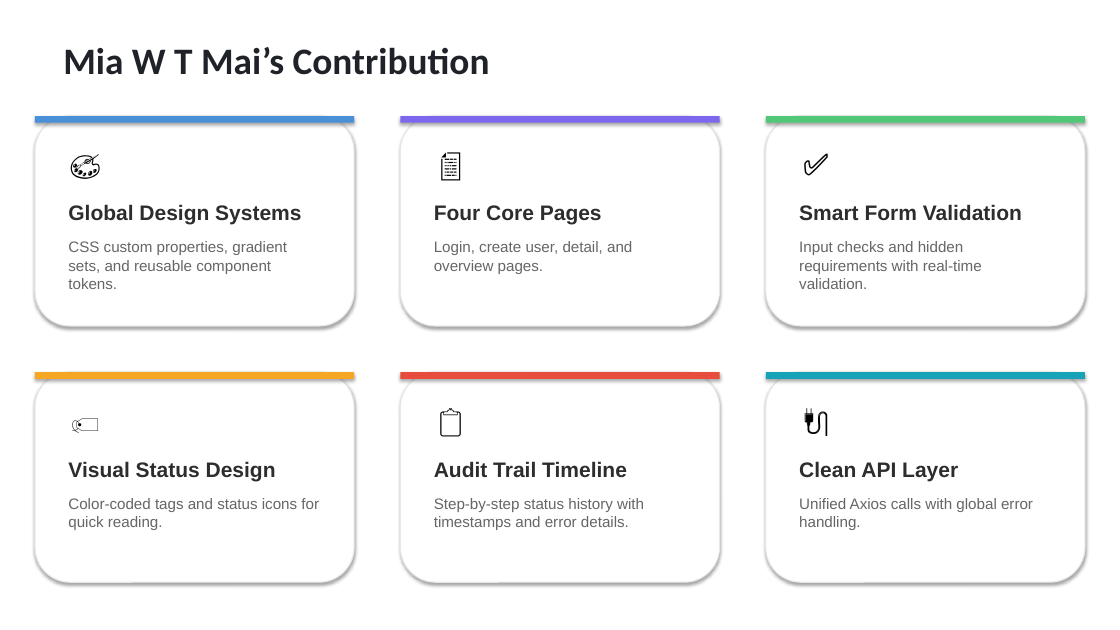
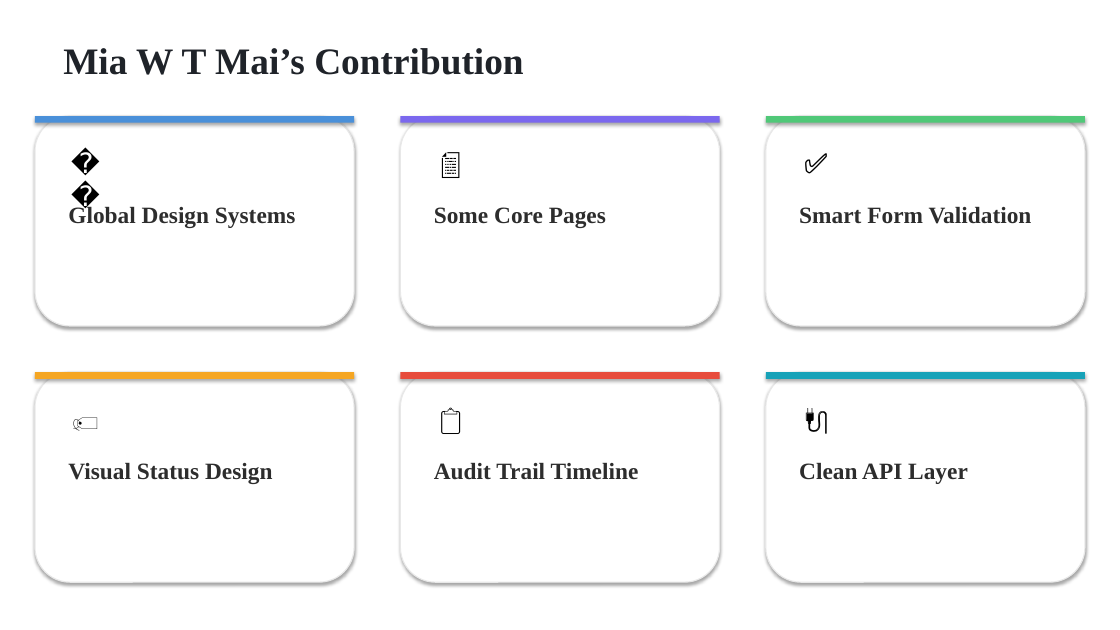
Before and after one commit to Neueda-Learning/Six, a slide deck: slide 11 of Payments-Processing-Presentation.pptx (slide 13 before the commit). Drawn at 1120x630 pixels with LibreOffice and Linux fonts; fonts in the diff are those of the drawing. Boxes give left, top, right and bottom in pixels: in the first picture for what was removed or moved away, otherwise in the second. Text is boxed around its words. In the diff, an @@ line names an element or a change of style, - is before the commit and + after.

```diff
--- a/Payments-Processing-Presentation.pptx
+++ b/Payments-Processing-Presentation.pptx
@@ text "Mia W T Mai’s Contribution" at (x1=63, y1=48, x2=523, y2=75): font Calibri to Times New Roman @@
@@ text at (x1=434, y1=207, x2=606, y2=228): text changed; size 18 to 20 pt; font Arial to Times New Roman @@
-Four Core Pages
+Some Core Pages
@@ size 26 to 24 pt, font Calibri to Times New Roman in 6 elements at (x1=429, y1=397, x2=473, y2=439), (x1=429, y1=141, x2=473, y2=183), (x1=794, y1=397, x2=839, y2=439), (x1=63, y1=141, x2=108, y2=183), (x1=794, y1=141, x2=839, y2=183), (x1=49, y1=397, x2=122, y2=439) @@
@@ text "🏷️" moved from (x1=60, y1=397, x2=111, y2=448) to (x1=49, y1=397, x2=122, y2=439) @@
@@ size 18 to 20 pt, font Arial to Times New Roman in 5 elements at (x1=68, y1=204, x2=295, y2=228), (x1=799, y1=207, x2=1032, y2=224), (x1=68, y1=463, x2=272, y2=484), (x1=434, y1=463, x2=639, y2=480), (x1=799, y1=463, x2=968, y2=484) @@
@@ group removed at (x1=68, y1=241, x2=1033, y2=530): 6 texts @@
-CSS custom properties, gradient sets, and reusable component tokens.
-Login, create user, detail, and overview pages.
-Input checks and hidden requirements with real-time validation.
-Color-coded tags and status icons for quick reading.
-Step-by-step status history with timestamps and error details.
-Unified Axios calls with global error handling.
```
Also in this commit, not shown: 9 other slides changed, 4 slides added, 5 slides removed.
